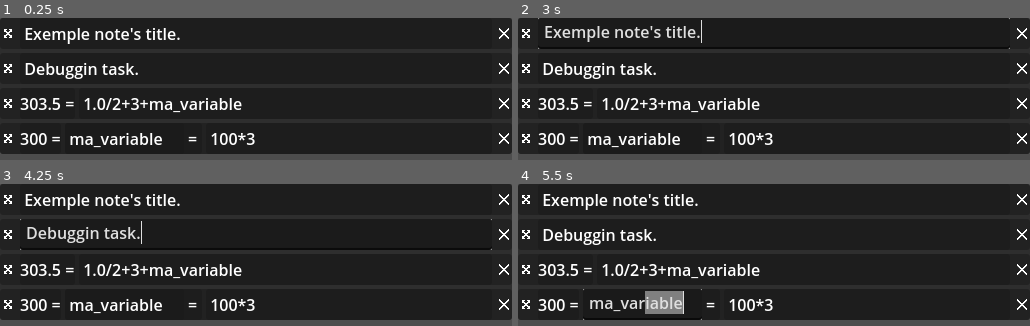
Above: before the commit, frames 1-4 (two rows, left to right).
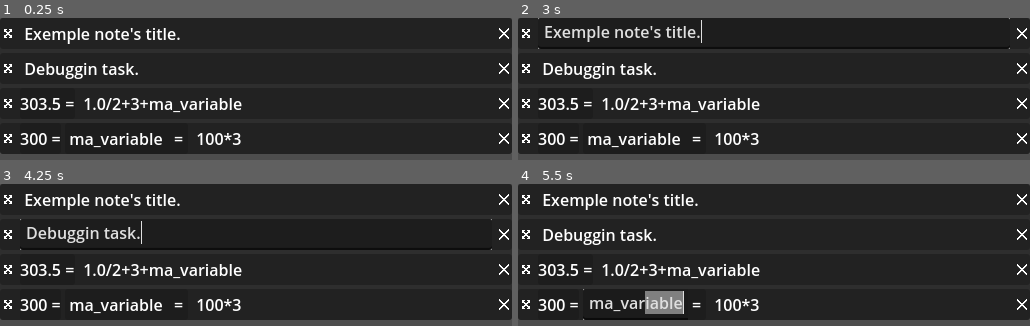
Above: after the commit, the same moments.

Repository: xorblo-doitus/Bloc-notes-plus-plus
Game: Godot game, scene res://src/app/main.tscn
Two runs of this game, one before a commit and one after it. Both use one fixed random seed, a clock stepped at 60 frames per second and the inputs below. The engine's default icon, where the game draws it, is replaced by a stand-in: a white triangle on a blue panel in a dark square.
Inputs (mouse positions are in pixels of both pictures, inside the frame that each line leads up to):
- Up to frame 1 (0.25 s): no input
- Up to frame 2 (3 s): click (528, 33) at 0.52 s; click (528, 33) at 1.27 s; click (528, 33) at 2.02 s; tap Enter at 2.75 s; drag from (774, 33) to (825, 130) at 2.77 s
- Up to frame 3 (4.25 s): tap Space at 3.5 s; drag from (256, 235) to (outside the picture) at 3.52 s
- Up to frame 4 (5.5 s): tap Enter at 4.25 s; move the mouse to (804, 269) at 4.27 s; tap Ctrl at 4.35 s; click (804, 269) at 4.42 s; tap Space at 5 s; drag from (640, 304) to (620, 324) at 5.02 s

The runs differ from the first frame. In frame 1, 0.7% of the frame differs, in the area x 33-50%, y 80-90%; in frame 2, 0.7%; in frame 3, 0.7%; in frame 4, 0.7%, in the area x 33-50%, y 73-96%.

Commit message:
Fix excessive spacing after monoline RichTextEdit
WARNING: This is more a workaround as a fix, because it will look odd
with non flat StyleBoxes, and it may clip auto-completion.

Diff:
--- a/src/gui/user_input/rich_text_edit.gd
+++ b/src/gui/user_input/rich_text_edit.gd
@@ -1,6 +1,6 @@
 #@tool
 class_name RichTextEdit
-extends PanelContainer
+extends MarginContainer
 
 
 signal text_changed(new: String, old: String)
@@ -141,10 +141,19 @@
 		# good character to test auto_width : 𒀱
 		_line.clear()
 		var sizer = get_current_sizer()
+		_line.add_string(sizer.text + "_", sizer.get_theme_font("font"), sizer.get_theme_font_size("font_size"))
+
+		var true_length: float = ceil(_line.get_line_width())
+		_line.clear()
 		_line.add_string(sizer.text + "___", sizer.get_theme_font("font"), sizer.get_theme_font_size("font_size"))
 
-		custom_minimum_size.x = min(_line.get_line_width(), INF if max_width == -1 else max_width)
+		custom_minimum_size.x = min(true_length, INF if max_width == -1 else max_width)
 		set_deferred("custom_minimum_size", custom_minimum_size)
+		#print(custom_minimum_size.x)
+		#print(true_length)
+		#print(_line.get_line_width())
+		#print(-_line.get_line_width() + true_length)
+		add_theme_constant_override("margin_right", true_length - ceil(_line.get_line_width()))
 		#print(line.get_line_width())
 		#print(custom_minimum_size.x)
 		#print(size.x)
--- a/src/gui/user_input/rich_text_edit.tscn
+++ b/src/gui/user_input/rich_text_edit.tscn
@@ -2,17 +2,23 @@
 
 [ext_resource type="Script" path="res://src/gui/user_input/rich_text_edit.gd" id="1_2m102"]
 
-[node name="EditableRichTextLabel" type="PanelContainer"]
-offset_right = 257.0
-offset_bottom = 23.0
+[node name="EditableRichTextLabel" type="MarginContainer"]
+clip_contents = true
+offset_right = 260.0
+offset_bottom = 31.0
 auto_translate = false
 focus_mode = 2
+theme_override_constants/margin_left = 0
+theme_override_constants/margin_top = 0
+theme_override_constants/margin_right = 0
+theme_override_constants/margin_bottom = 0
 script = ExtResource("1_2m102")
 
 [node name="RichTextLabel" type="RichTextLabel" parent="."]
 unique_name_in_owner = true
 layout_mode = 2
 size_flags_vertical = 4
+auto_translate = false
 bbcode_enabled = true
 fit_content = true
 
